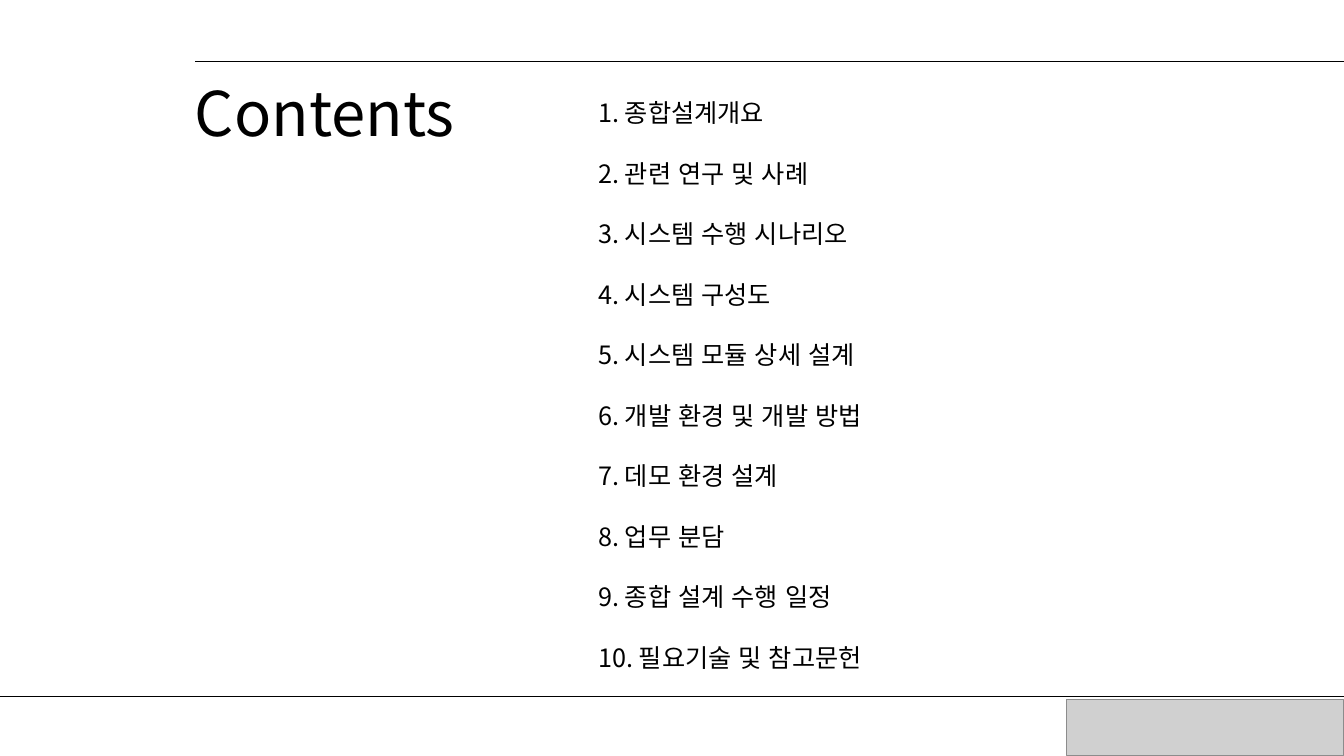
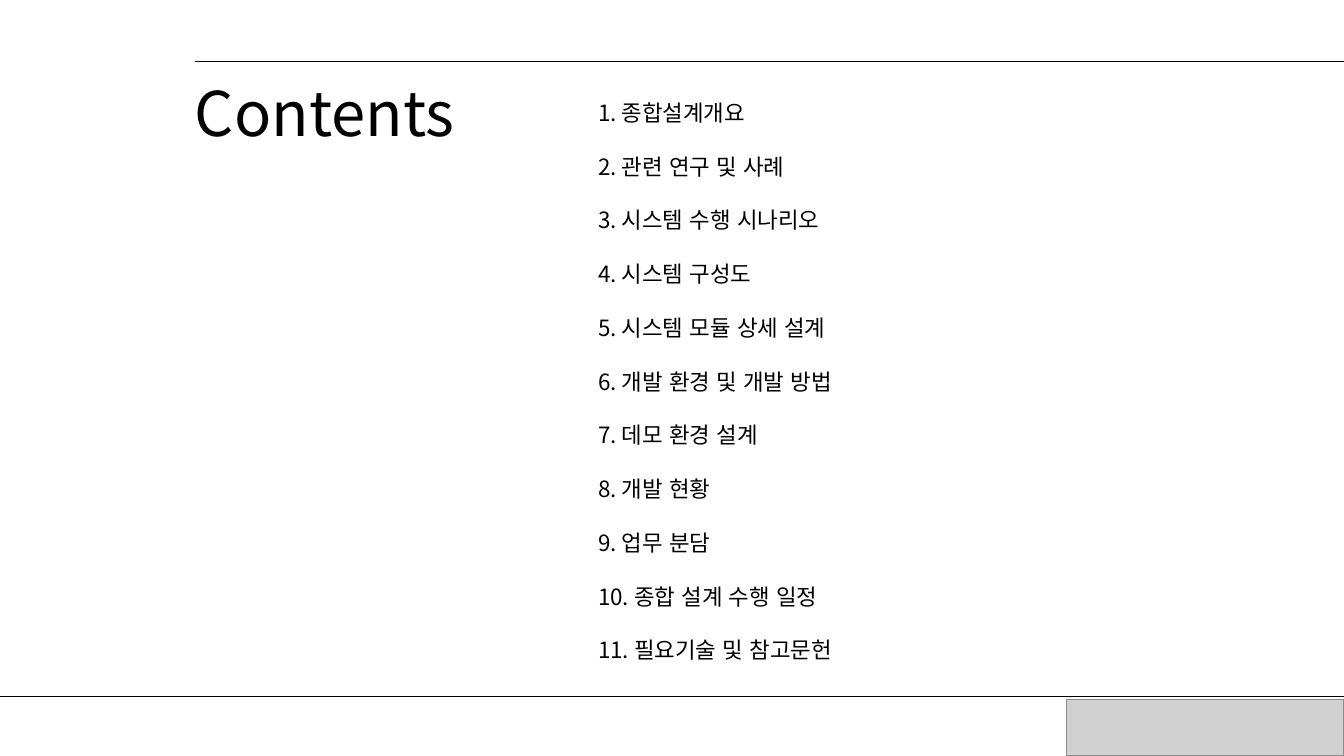
Before and after one commit to MaHyunMin/Capstone, a slide deck: slide 2 of Document/설계서4-9(마현민, 김무중).pptx. Drawn at 1344x756 pixels with LibreOffice and Linux fonts; fonts in the diff are those of the drawing; grey boxes stand for pictures. Boxes give left, top, right and bottom in pixels: in the first picture for what was removed or moved away, otherwise in the second. Text is boxed around its words. In the diff, an @@ line names an element or a change of style, - is before the commit and + after.

```diff
--- a/Document/설계서4-9(마현민, 김무중).pptx
+++ b/Document/설계서4-9(마현민, 김무중).pptx
@@ text at (598,102,832,445): size 18 to 16 pt in "1. 종합설계개요", "2. 관련 연구 및 사례", "3. 시스템 수행 시나리오", "4. 시스템 구성도" and 3 more places @@
@@ text at (598,478,831,660): text changed; size 18 to 16 pt @@
-8. 업무 분담
-9. 종합 설계 수행 일정
-10. 필요기술 및 참고문헌
+8. 개발 현황
+9. 업무 분담
+10. 종합 설계 수행 일정
+11. 필요기술 및 참고문헌
```
Also in this commit, not shown: 9 other slides changed, 6 slides added, 2 slides removed, 3 other files.
